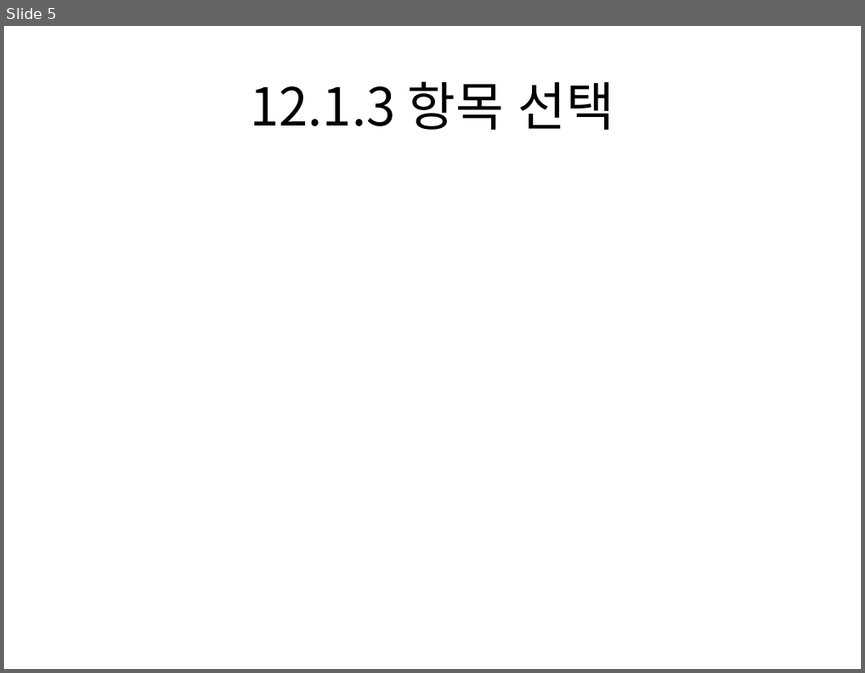
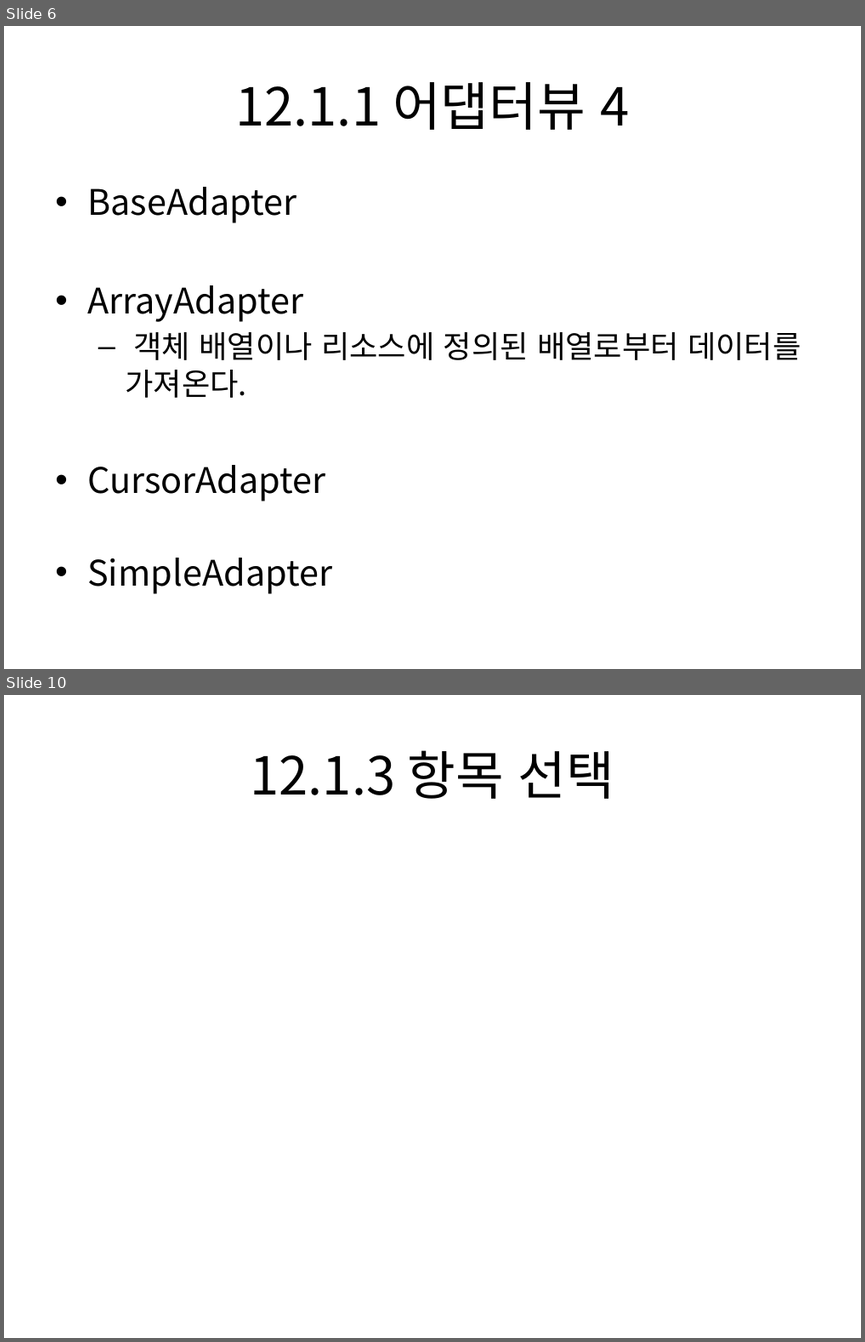
Before and after one commit to dummyFirst/NHK_Japanese, a slide deck: Android/안드로이드 프로그래밍 정복/Chapter12 어댑터뷰.pptx. Shown one above the other, each under a label of ours: slide 5 before the commit, slides 6 and 10 after it; the slides between them are not shown. The pictures are 865x673 and 865x1342 pixels, drawn with LibreOffice and Linux fonts; fonts in the diff are those of the drawing. Boxes give left, top, right and bottom in pixels: in the first picture for what was removed or moved away, otherwise in the second. Text is boxed around its words. In the diff, an @@ line names an element or a change of style, - is before the commit and + after.

```diff
--- a/Android/안드로이드 프로그래밍 정복/Chapter12 어댑터뷰.pptx
+++ b/Android/안드로이드 프로그래밍 정복/Chapter12 어댑터뷰.pptx
@@ slide 6 added at [4, 26, 861, 669], background #FFFFFF @@
@@ title added at [235, 82, 629, 130], 44 pt, text #000000 @@
+12.1.1 어댑터뷰 4
@@ text added at [87, 187, 801, 594], 29.6 pt, text #000000 @@
+• BaseAdapter
+• ArrayAdapter
+  – 객체 배열이나 리소스에 정의된 배열로부터 데이터를 가져온다.
+• CursorAdapter
+• SimpleAdapter
@@ what was slide 5 is now slide 10 @@
```
Also in this commit, not shown: 5 slides changed, 4 other slides added.
